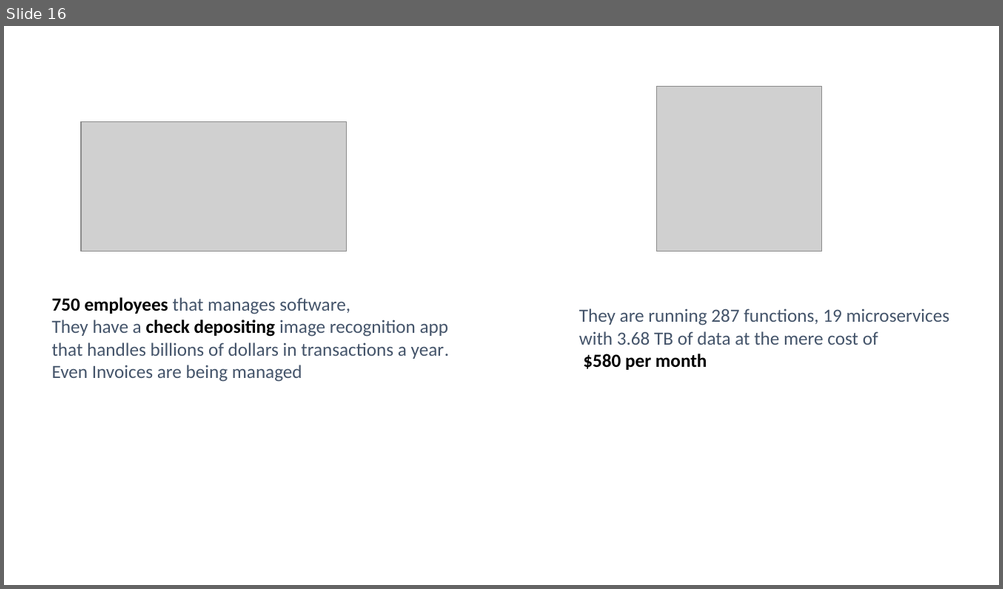
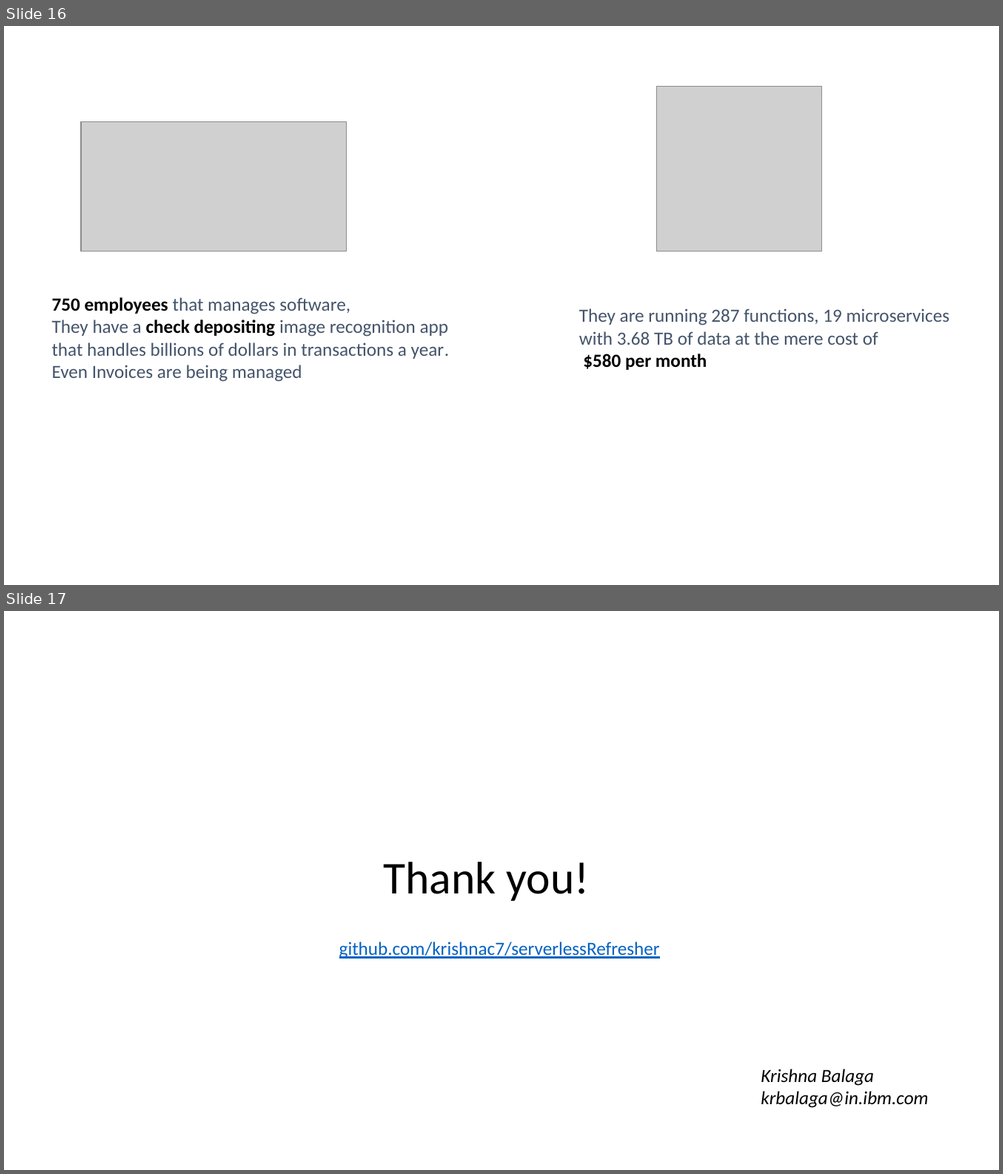
Before and after one commit to krishnac7/serverlessRefresher, a slide deck: serverless refresher.pptx. Shown one above the other, each under a label of ours: slide 16 before the commit, slides 16 and 17 after it. The pictures are 1003x589 and 1003x1174 pixels, drawn with LibreOffice and Linux fonts; fonts in the diff are those of the drawing; grey boxes stand for pictures. Boxes give left, top, right and bottom in pixels: in the first picture for what was removed or moved away, otherwise in the second. Text is boxed around its words. In the diff, an @@ line names an element or a change of style, - is before the commit and + after.

Commit message:
updated slide

```diff
--- a/serverless refresher.pptx
+++ b/serverless refresher.pptx
@@ slide 17 added at (4, 611, 999, 1170), background #FFFFFF @@
@@ title added at (383, 862, 589, 901), 44 pt, text #000000 @@
+Thank you!
@@ text added at (339, 942, 660, 959), 18 pt, text #0563C1, underline @@
+github.com/krishnac7/serverlessRefresher
@@ text added at (760, 1069, 928, 1108), 18 pt, text #000000, italic @@
+Krishna Balaga
+krbalaga@in.ibm.com
```
Also in this commit, not shown: 1 other file.
